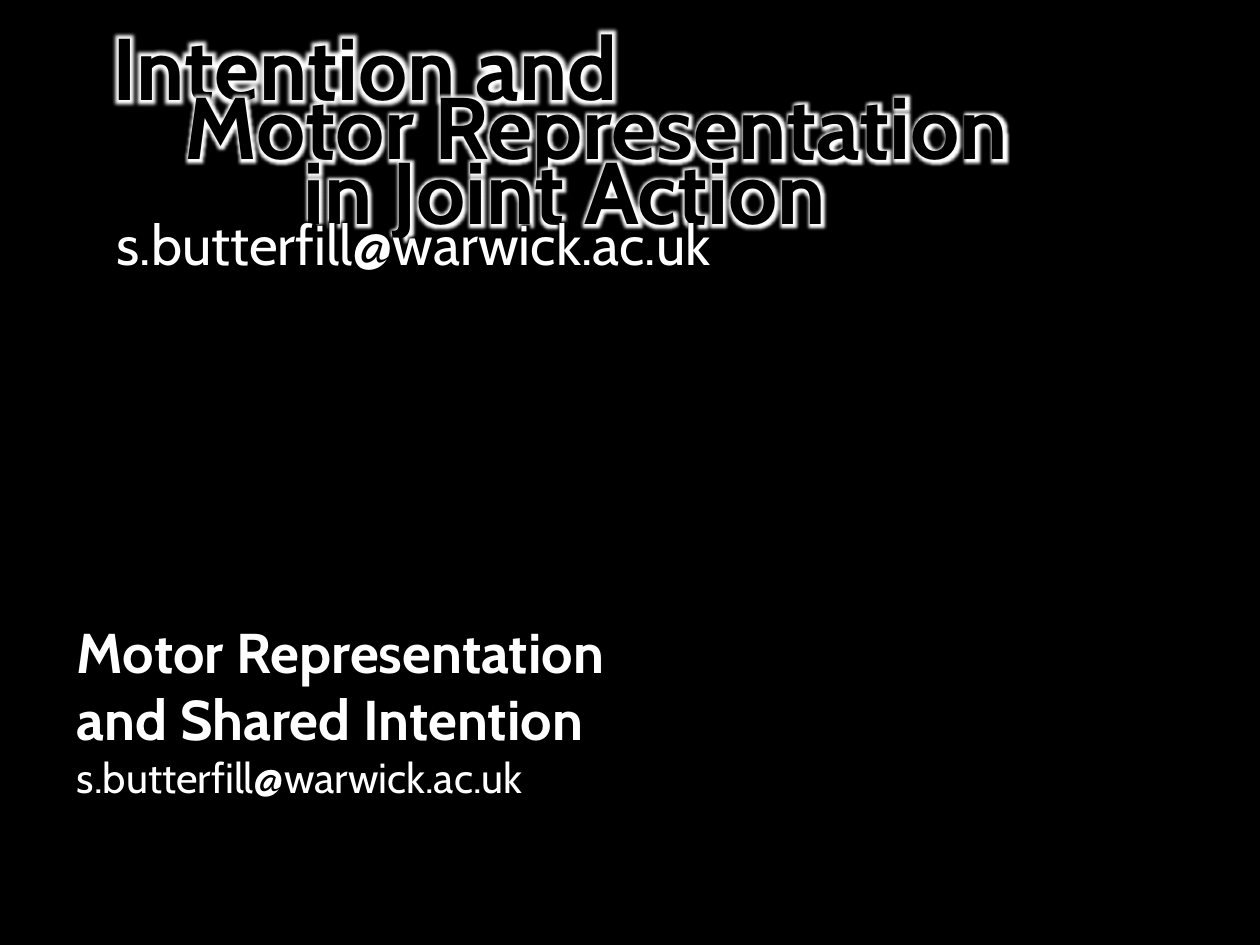
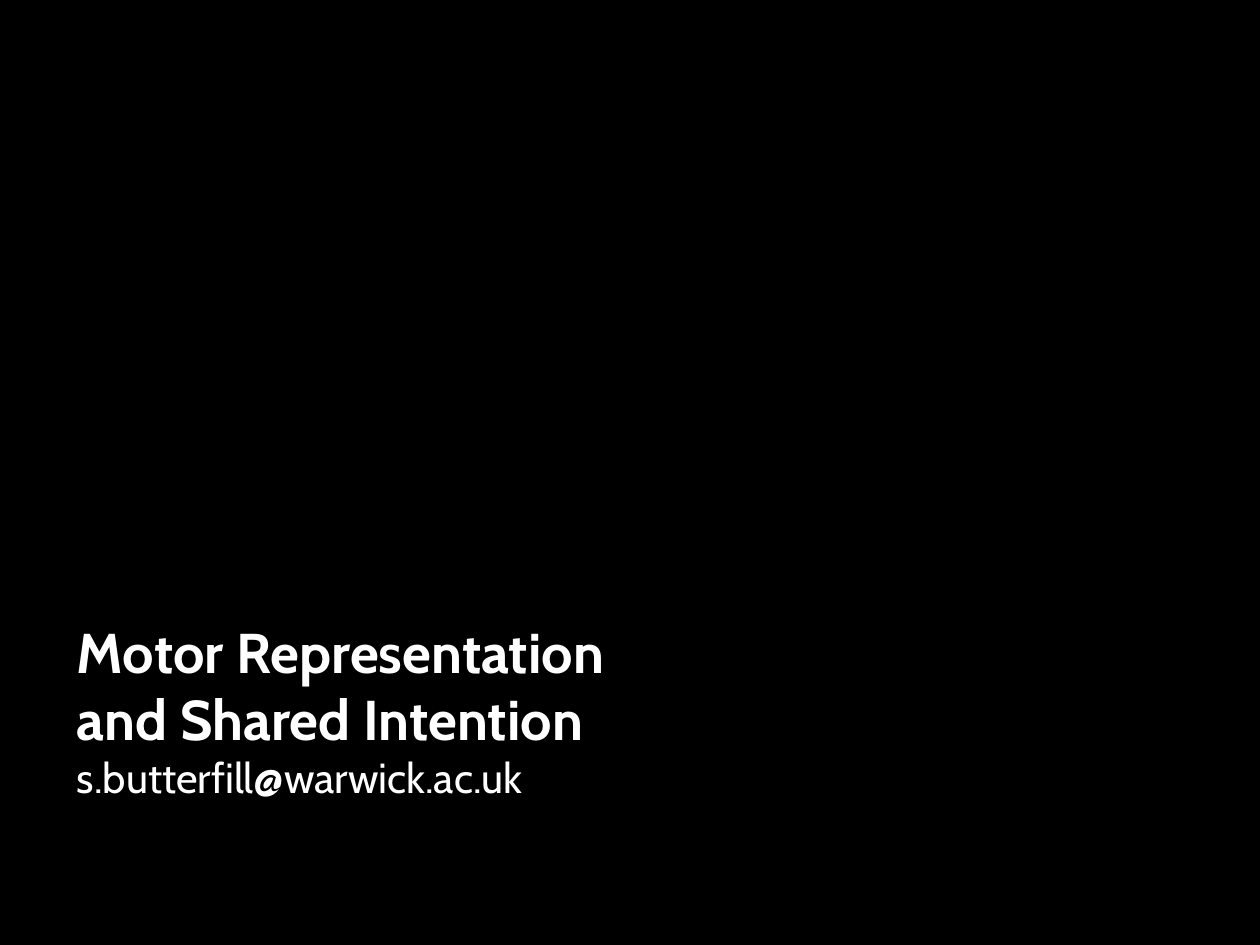
Before and after one commit to butterfill/writing, a slide deck: slide 1 of intention motor representation joint action (paper 3)/conf collective intentionality manchester 2012/motor representation and shared intention - manchester collective intentionality 2012.pptx. Drawn at 1260x945 pixels with LibreOffice and Linux fonts; fonts in the diff are those of the drawing; background and template pictures are left out. Boxes give left, top, right and bottom in pixels: in the first picture for what was removed or moved away, otherwise in the second. Text is boxed around its words. In the diff, an @@ line names an element or a change of style, - is before the commit and + after.

```diff
--- a/intention motor representation joint action (paper 3)/conf collective intentionality manchester 2012/motor representation and shared intention - manchester collective intentionality 2012.pptx
+++ b/intention motor representation joint action (paper 3)/conf collective intentionality manchester 2012/motor representation and shared intention - manchester collective intentionality 2012.pptx
@@ rectangle removed at [0,0,1260,945] @@
@@ rectangle removed at [0,0,1260,945] @@
@@ rectangle removed at [0,0,312,945] @@
@@ text removed at [113,29,618,119] @@
-Intention and
@@ text removed at [185,85,1008,178] @@
-Motor Representation
@@ text removed at [304,150,825,243] @@
-in Joint Action
@@ text removed at [116,217,710,270] @@
-s.butterfill@warwick.ac.uk
```
Also in this commit, not shown: 12 other slides changed, 18 slides added, 1 slide removed, 3 other files.
